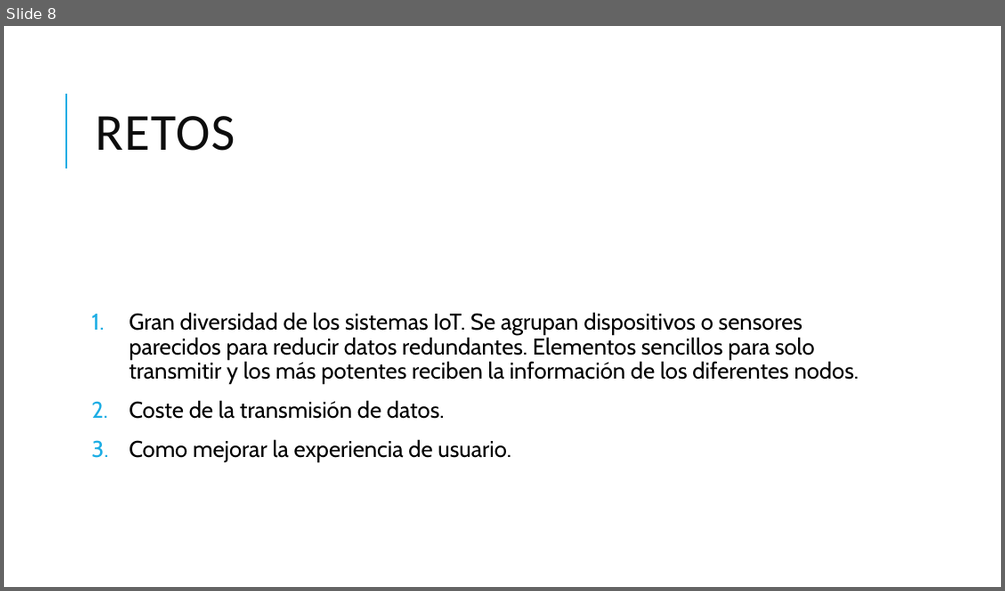
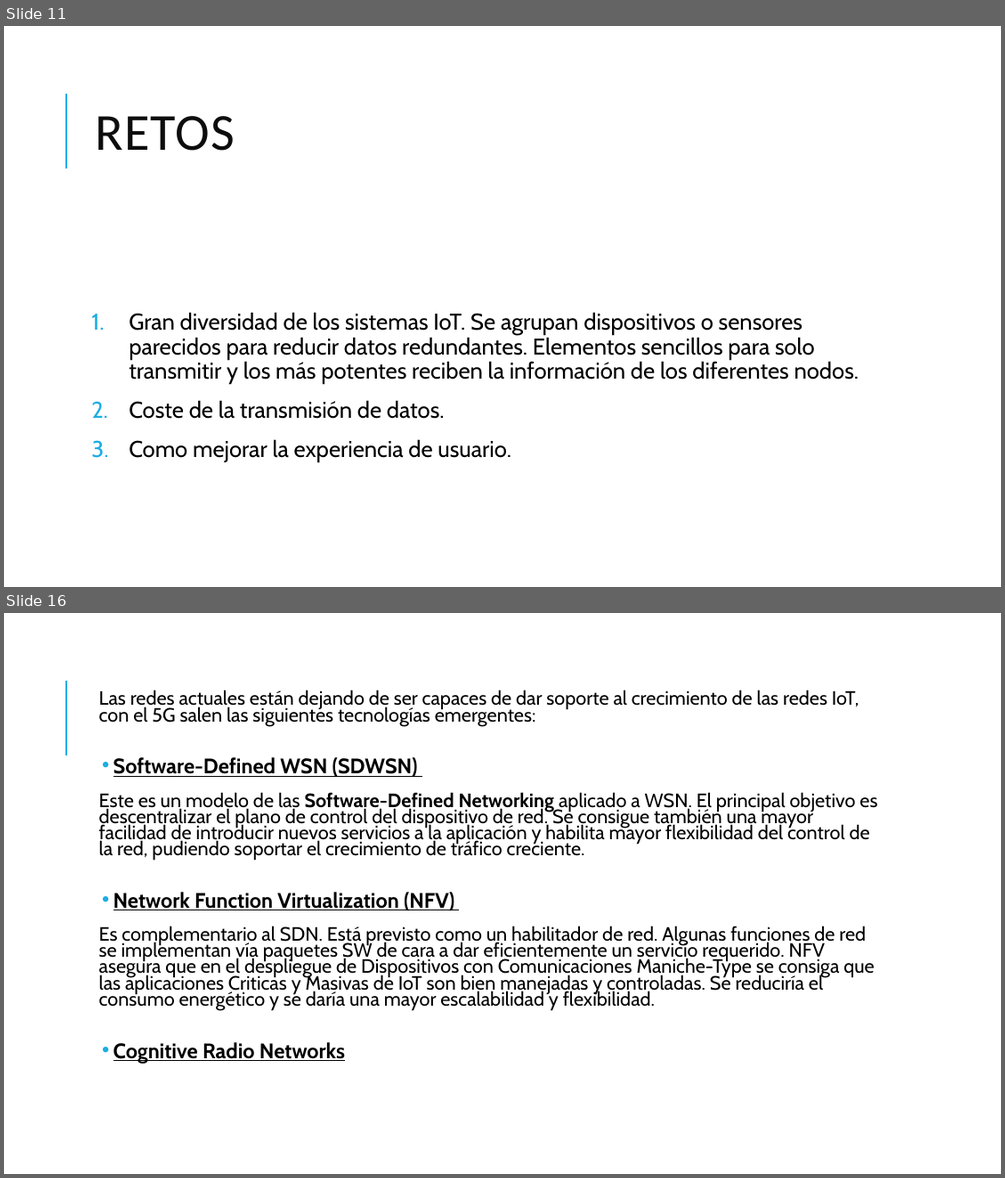
Before and after one commit to Jorjo80/TFM, a slide deck: 1ªInvestigacion/5g.pptx. Shown one above the other, each under a label of ours: slide 8 before the commit, slides 11 and 16 after it; the slides between them are not shown. The pictures are 1005x591 and 1005x1178 pixels, drawn with LibreOffice and Linux fonts; fonts in the diff are those of the drawing. Boxes give left, top, right and bottom in pixels: in the first picture for what was removed or moved away, otherwise in the second. Text is boxed around its words. In the diff, an @@ line names an element or a change of style, - is before the commit and + after.

```diff
--- a/1ªInvestigacion/5g.pptx
+++ b/1ªInvestigacion/5g.pptx
@@ slide 16 added at (x1=4, y1=613, x2=1001, y2=1174), background #FFFFFF; not listed: 1 template element that a slide beside it also shows @@
@@ text added at (x1=99, y1=690, x2=877, y2=1063), 18.6 pt, text #000000 @@
+  Las redes actuales están dejando de ser capaces de dar soporte al crecimiento de las redes IoT, con el 5G salen las siguientes tecnologías emergentes:
+  • Software-Defined WSN (SDWSN)
+  Este es un modelo de las Software-Defined Networking aplicado a WSN. El principal objetivo es descentralizar el plano de control del dispositivo de red. Se consigue también una mayor facilidad de introducir nuevos servicios a la aplicación y habilita mayor flexibilidad del control de la red, pudiendo soportar el crecimiento de tráfico creciente.
+  • Network Function Virtualization (NFV)
+  Es complementario al SDN. Está previsto como un habilitador de red. Algunas funciones de red se implementan vía paquetes SW de cara a dar eficientemente un servicio requerido. NFV asegura que en el despliegue de Dispositivos con Comunicaciones Maniche-Type se consiga que las aplicaciones Criticas y Masivas de IoT son bien manejadas y controladas. Se reduciría el consumo energético y se daría una mayor escalabilidad y flexibilidad.
+  • Cognitive Radio Networks
@@ what was slide 8 is now slide 11 @@
```
Also in this commit, not shown: 3 slides changed, 8 other slides added.
